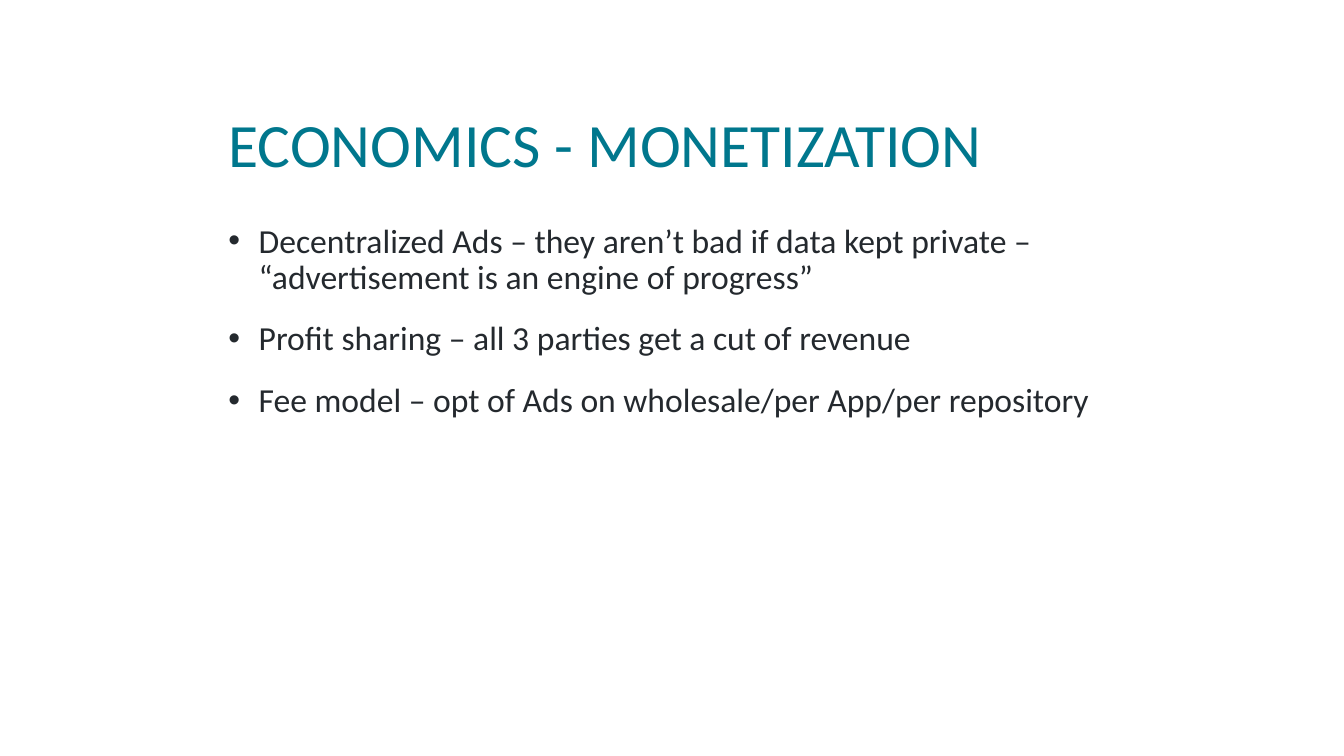
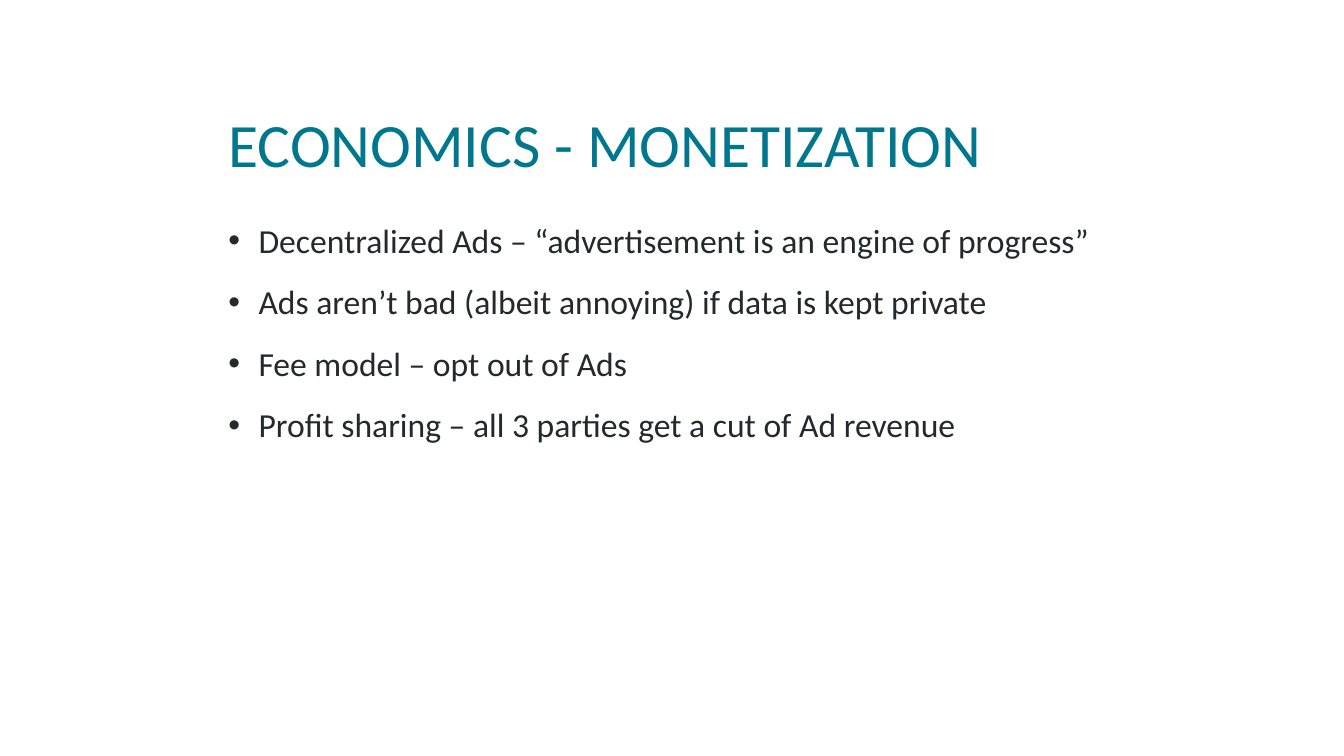
Before and after one commit to beyond-decentralized/AIRport, a slide deck: slide 7 of presentations/Open Web Foundry - Community Spotlight.pptx (slide 8 before the commit). Drawn at 1344x756 pixels with LibreOffice and Linux fonts; fonts in the diff are those of the drawing; background and template pictures are left out. Boxes give left, top, right and bottom in pixels: in the first picture for what was removed or moved away, otherwise in the second. Text is boxed around its words. In the diff, an @@ line names an element or a change of style, - is before the commit and + after.

```diff
--- a/presentations/Open Web Foundry - Community Spotlight.pptx
+++ b/presentations/Open Web Foundry - Community Spotlight.pptx
@@ text at box(259, 229, 1089, 443): text changed @@
-• Decentralized Ads – they aren’t bad if data kept private – “advertisement is an engine of progress”
-• Profit sharing – all 3 parties get a cut of revenue
-• Fee model – opt of Ads on wholesale/per App/per repository
+• Decentralized Ads – “advertisement is an engine of progress”
+• Ads aren’t bad (albeit annoying) if data is kept private
+• Fee model – opt out of Ads
+• Profit sharing – all 3 parties get a cut of Ad revenue
```
Also in this commit, not shown: 5 other slides changed, 1 slide added, 2 slides removed.
